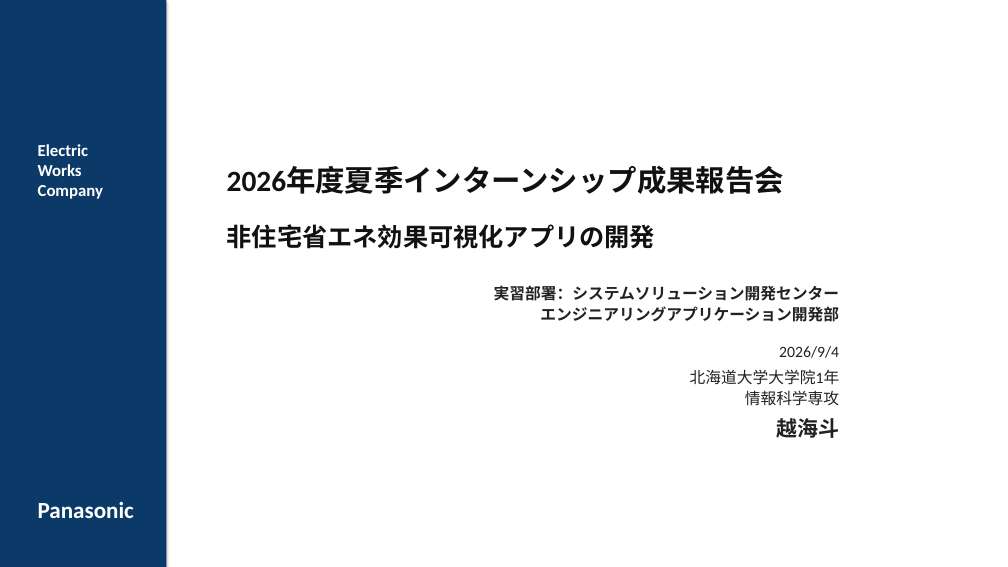
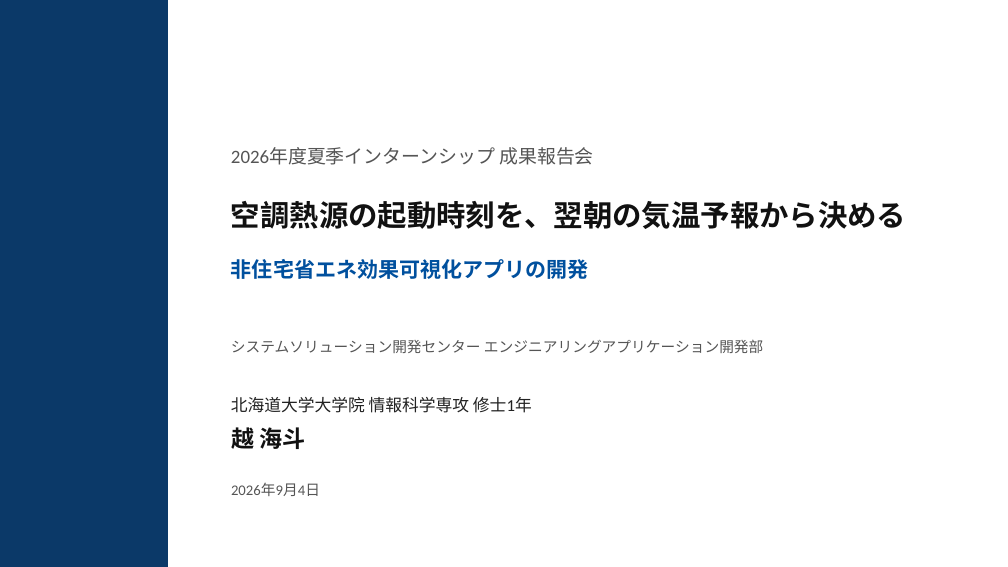
Before and after one commit to koshikai/koshikai, a slide deck: slide 1 of public/slides/hvac-precooling-slides.pptx. Drawn at 1008x567 pixels with LibreOffice and Linux fonts; fonts in the diff are those of the drawing. Boxes give left, top, right and bottom in pixels: in the first picture for what was removed or moved away, otherwise in the second. Text is boxed around its words. In the diff, an @@ line names an element or a change of style, - is before the commit and + after.

```diff
--- a/public/slides/hvac-precooling-slides.pptx
+++ b/public/slides/hvac-precooling-slides.pptx
@@ rectangle at bbox=[0, 0, 168, 567]: shadow off @@
@@ text removed at bbox=[38, 144, 103, 199] @@
-Electric
-Works
-Company
@@ text added at bbox=[231, 147, 594, 165], 18 pt, text #555555 @@
+2026年度夏季インターンシップ 成果報告会
@@ text at bbox=[227, 167, 784, 194]: paragraph removed @@
-2026年度夏季インターンシップ成果報告会
@@ text added at bbox=[231, 201, 906, 229], 28 pt, text #111111, bold @@
+空調熱源の起動時刻を、翌朝の気温予報から決める
@@ text "非住宅省エネ効果可視化アプリの開発": place and size @@
-text "非住宅省エネ効果可視化アプリの開発" at bbox=[227, 167, 784, 249]
+text "非住宅省エネ効果可視化アプリの開発" at bbox=[231, 259, 589, 279]
@@ text "非住宅省エネ効果可視化アプリの開発" at bbox=[231, 259, 589, 279]: size 24 to 20 pt, text colour #111111 to #00509E; less space between paragraphs @@
@@ text at bbox=[231, 340, 763, 353]: text changed; size 15 to 14 pt; text colour #222222 to #555555; bold off @@
-実習部署：システムソリューション開発センター
-エンジニアリングアプリケーション開発部
-2026/9/4
-北海道大学大学院1年
-情報科学専攻
-越海斗
+システムソリューション開発センター エンジニアリングアプリケーション開発部
@@ text added at bbox=[231, 397, 532, 413], 16 pt, text #222222 @@
+北海道大学大学院 情報科学専攻 修士1年
@@ text added at bbox=[231, 423, 305, 452], 22 pt, text #111111, bold @@
+越 海斗
@@ text removed at bbox=[38, 502, 134, 518] @@
-Panasonic
@@ text added at bbox=[231, 483, 320, 496], 14 pt, text #555555 @@
+2026年9月4日
```
Also in this commit, not shown: 1 other slide changed, 7 slides added, 9 slides removed, 2 other files.
